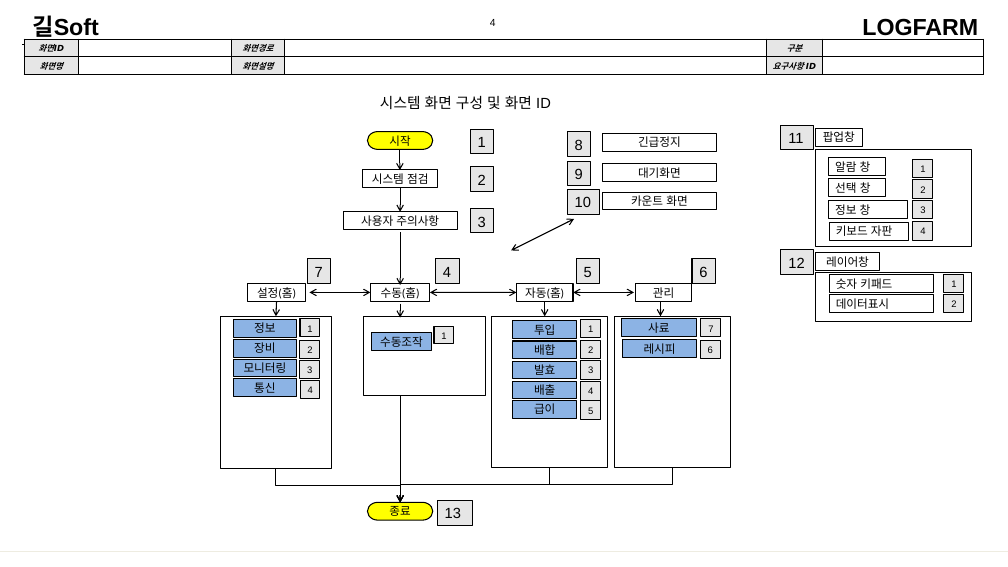
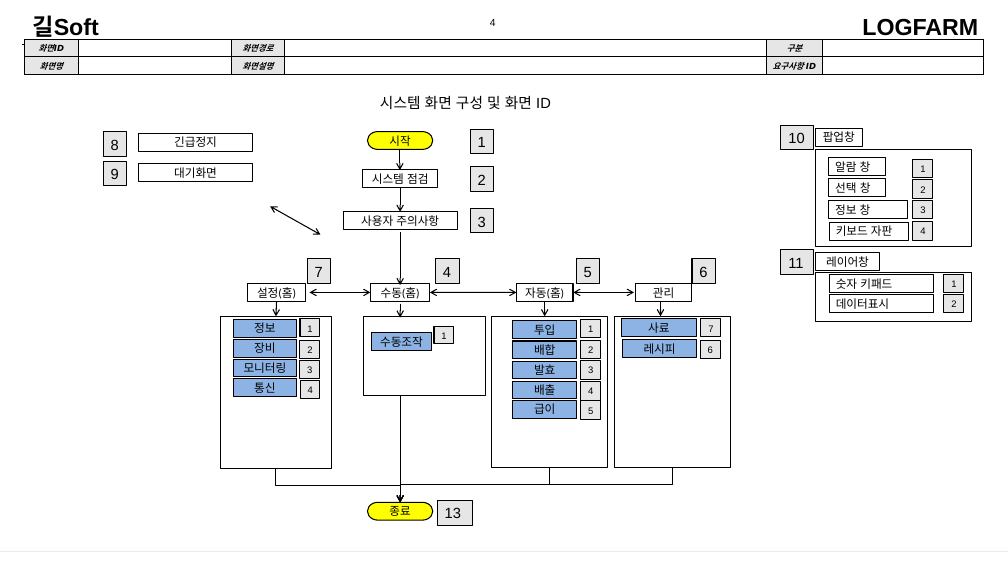
Before and after one commit to pungmukim/TMR-UI, a slide deck: slide 4 of TMR UI 정의서 [0] 요구사항-220920-2.pptx. Drawn at 1008x567 pixels with LibreOffice and Linux fonts; fonts in the diff are those of the drawing; background and template pictures are left out. Boxes give left, top, right and bottom in pixels: in the first picture for what was removed or moved away, otherwise in the second. Text is boxed around its words. In the diff, an @@ line names an element or a change of style, - is before the commit and + after.

Commit message:
화면정의서-화면구성 변경

```diff
--- a/TMR UI 정의서 [0] 요구사항-220920-2.pptx
+++ b/TMR UI 정의서 [0] 요구사항-220920-2.pptx
@@ text in rectangle at box(788, 132, 804, 143): text changed @@
-11
+10
@@ 4 rectangles: place and size @@
-4 rectangles at box(567, 132, 717, 186)
+4 rectangles at box(104, 132, 253, 186)
@@ double arrow moved from (574, 219) - (511, 250) to (270, 206) - (321, 234) @@
@@ rectangle removed at box(567, 190, 600, 215) @@
-10
@@ rectangle removed at box(603, 192, 717, 210) @@
-카운트 화면
@@ text in rectangle at box(788, 258, 803, 268): text changed @@
-12
+11
```
